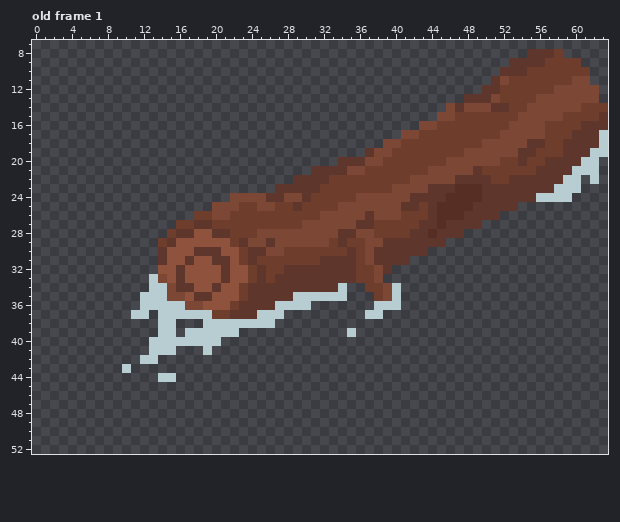
Pixel-art file: Characters/.ase/Log.aseprite. The picture above was drawn from the file before the commit.
64x64 pixels, 1 frame. Colours within 5 levels of each other are drawn and written as one. Shown: old frame 1: x 0..63, y 7..52. The commit also changed other frames, which this record leaves out.
After the commit:
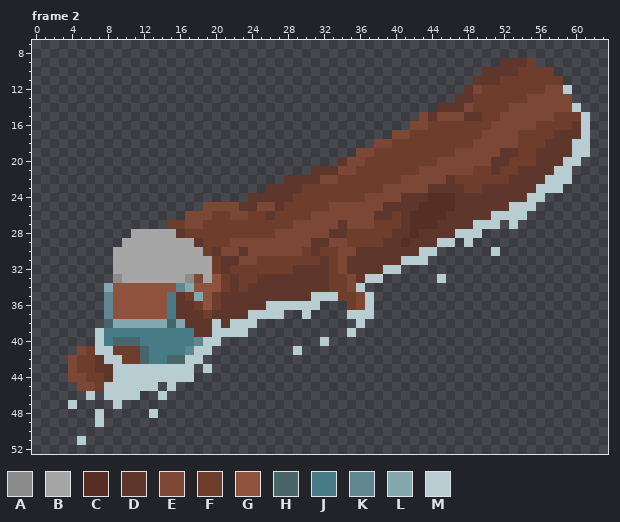
Palette (. is transparent): A #8c8c8c  B #a6a6a6  C #562e23  D #5e362b  E #7d4736  F #6e3d2b  G #8f523d  H #48656a  J #477b85  K #60878f  L #84a8ae  M #b8cdd1
A new or re-ordered frame is compared with the old frame closest to it.
Difference:
frames 1 -> 3
layer "Justin" now shown
Changed rows in their new state; - is an unchanged pixel.
Frame 2 is new; against old frame 1, layers "Justin", "Log":
first column x 4:
 8 ---------------------------------------------------....-----
 9 ------------------------------------------------D--F.....---
10 ----------------------------------------------DD--F---....--
11 ---------------------------------------------DD-F------...--
12 --------------------------------------------DEFF-----E-M...-
13 -------------------------------------------D-FFF---E----...-
14 -----------------------------------------DD--FFFFEE-----M...
15 ---------------------------------------ED--EDD--EE----F--M..
16 --------------------------------------E-F------EE---F---DM..
17 ------------------------------------E-F-------EE--FFF-DD-M..
18 ----------------------------------E-F--------E----FFFDD-MM..
19 --------------------------------EEFF-------E----DDFFDDD-MM..
20 -------------------------------EEFF------E-----DD-F-D--MM..-
21 ------------------------------E-F------E-----F-D--DD--MM...-
22 ------------------------D---EE-------E----DFFFF------MM-.-.-
23 ----------------------D---FF-------E-------DFF------MM-..---
24 ------------------..DD--DFF-----F----D--CC-DDD-----M-...----
25 ---------------E---DD--D-F---E-----DD--CC--DD----MMM--------
26 -------------EEEFFEE--D----E-----EDDFDCCC-DD---MMMM---------
27 -----------F-EEF---------E----D-EE---DCCCD---MMM-M----------
28 -------BBBBB-FFFFF---FF------D-FFF--DDC-D--MMM--------------
29 ------BBBBBBBBDFFFEE--E----DDEE--FF--C---MM-M---------------
30 -----BBBBBBBBBBF-EEDEE--EE-D--EEDD-----MM------M------------
31 -----BBBBBBBBBBBF-DEE--------FE-DD---MMM--------------------
32 -----BBBBBBBBBBBF-FF-F--F----FE-DDDMM-----------------------
33 -----ABBBBBBBAEB-FDF--D------FFEDMM------M------------------
34 ----LGGGGGGGKL--GFD----------FFEM....-----------------------
35 ----KGGGGGGJDFLGFDDD-----DD---FFEM...-----------------------
36 ----KGGGGGGJDDF-FDD---M----M---FEM...-----------------------
37 ----KGGGGGGJDDDFDD--M-----M----MM-.-------------------------
38 ----HLLLLLLHLDDD-D---..---------M---------------------------
39 ---MJJJJJJJJJJDD---M----------------------------------------
40 ---MJHHHJJJJJJK-------------M-------------------------------
41 -EFMMFFFHJJJJKM----------M----------------------------------
42 EFFDMMFFHJJHHMM---------------------------------------------
43 EFFDDM-MMMMMMM-M--------------------------------------------
44 EEFFDMMMMM--MM----------------------------------------------
45 -EEFMMMMMM-M------------------------------------------------
46 --M-MMMM--M-------------------------------------------------
47 M----M------------------------------------------------------
48 ---M-----M--------------------------------------------------
49 ---M--------------------------------------------------------
51 -M----------------------------------------------------------
Changed places in both pictures, as pixel boxes (x1, y1, x2, y2):
changed: (68, 49, 608, 445)
